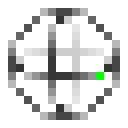
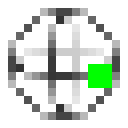
Two versions of the same layered image (128x128). Layer-by-layer changes:
painted on "circuit_blocks_qubit_bloch_blank.png" over (x1=88, y1=64, x2=112, y2=88)
